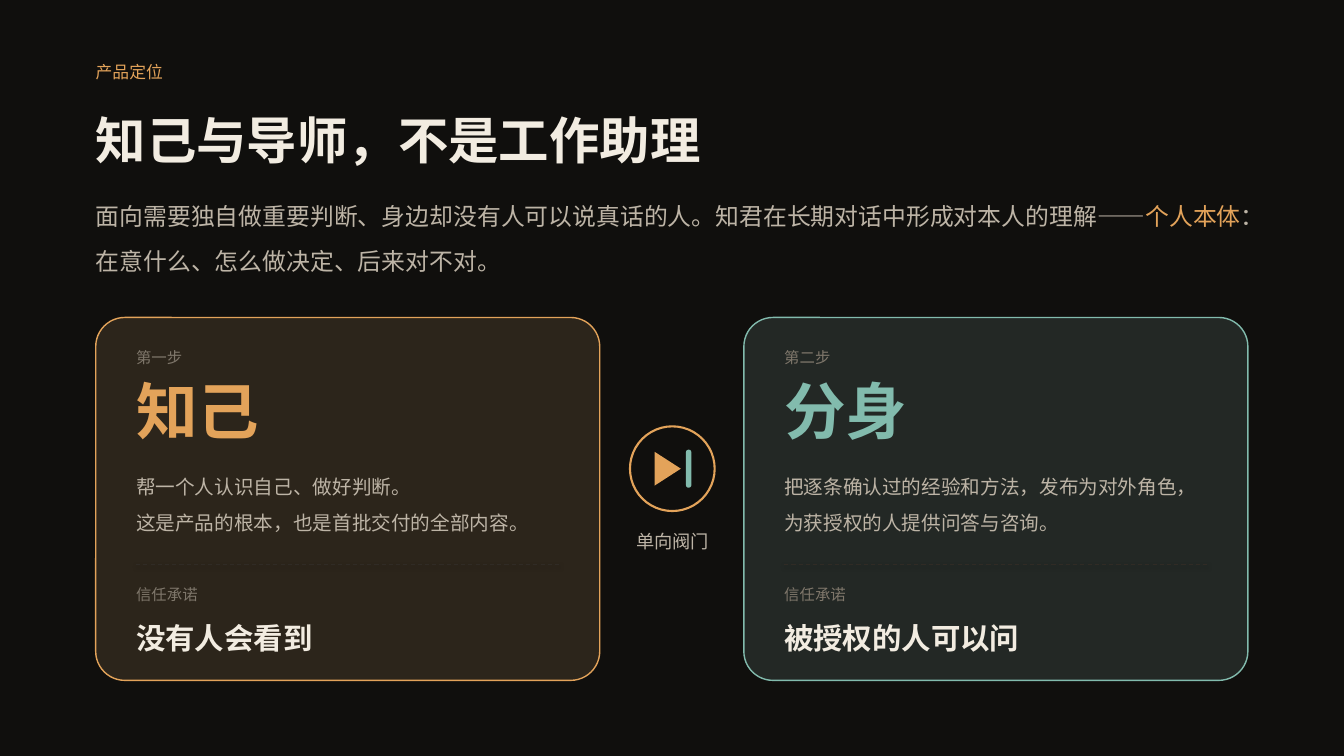
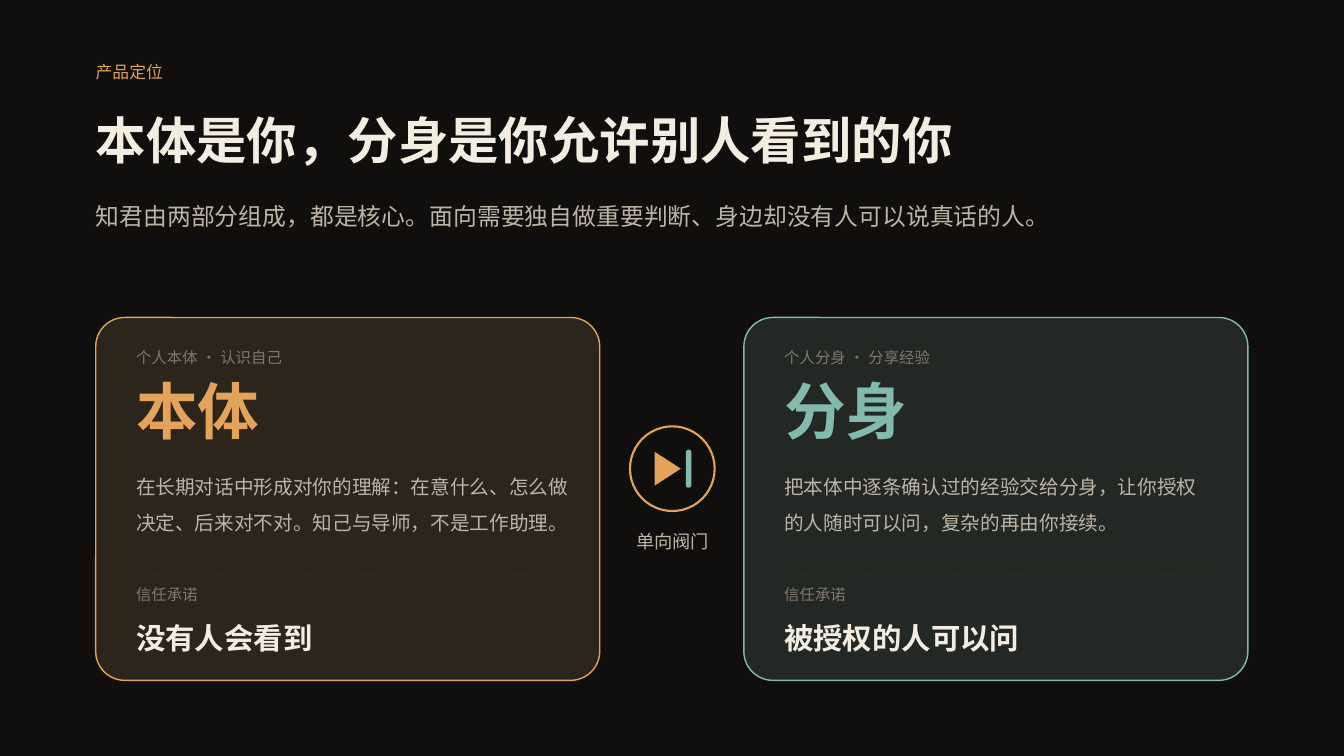
Before and after one commit to finewood2008/centaurAI, a slide deck: slide 2 of docs/product/ZHIJUN_BUSINESS_PLAN.pptx. Drawn at 1344x756 pixels with LibreOffice and Linux fonts; fonts in the diff are those of the drawing. Boxes give left, top, right and bottom in pixels: in the first picture for what was removed or moved away, otherwise in the second. Text is boxed around its words. In the diff, an @@ line names an element or a change of style, - is before the commit and + after.

```diff
--- a/docs/product/ZHIJUN_BUSINESS_PLAN.pptx
+++ b/docs/product/ZHIJUN_BUSINESS_PLAN.pptx
@@ text at (96, 116, 953, 166): text changed @@
-知己与导师，不是工作助理
+本体是你，分身是你允许别人看到的你
@@ text at (96, 205, 1050, 227): text changed @@
-面向需要独自做重要判断、身边却没有人可以说真话的人。知君在长期对话中形成对本人的理解——个人本体：在意什么、怎么做决定、后来对不对。
+知君由两部分组成，都是核心。面向需要独自做重要判断、身边却没有人可以说真话的人。
@@ text at (136, 350, 282, 364): text changed @@
-第一步
+个人本体 · 认识自己
@@ text at (784, 350, 930, 364): text changed @@
-第二步
+个人分身 · 分享经验
@@ text at (136, 381, 259, 440): text changed @@
-知己
+本体
@@ text at (136, 477, 568, 532): text changed @@
-帮一个人认识自己、做好判断。
-这是产品的根本，也是首批交付的全部内容。
+在长期对话中形成对你的理解：在意什么、怎么做
+决定、后来对不对。知己与导师，不是工作助理。
@@ text at (784, 477, 1196, 532): text changed @@
-把逐条确认过的经验和方法，发布为对外角色，
-为获授权的人提供问答与咨询。
+把本体中逐条确认过的经验交给分身，让你授权
+的人随时可以问，复杂的再由你接续。
```
Also in this commit, not shown: 18 other slides changed, 1 slide added, 2 other files.
